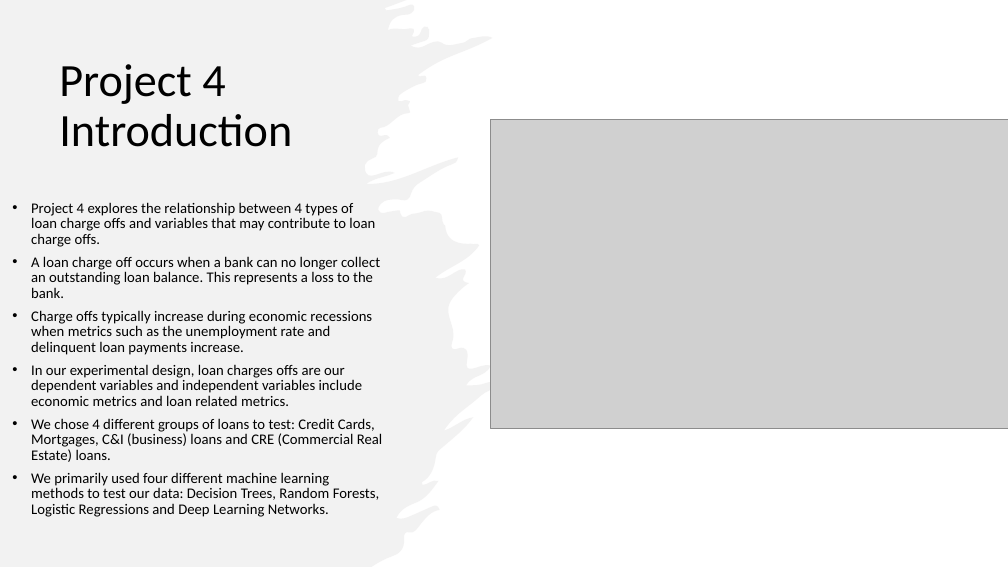
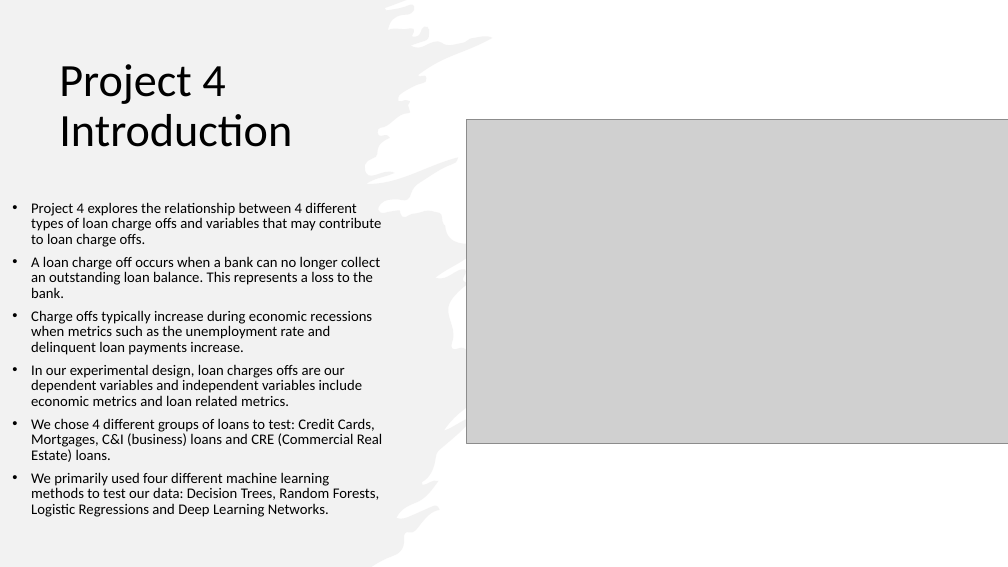
Before and after one commit to RyakDL/Project-Loan-Charge-Offs, a slide deck: slide 2 of Project_4 Presentation_v1.pptx. Drawn at 1008x567 pixels with LibreOffice and Linux fonts; fonts in the diff are those of the drawing; grey boxes stand for pictures. Boxes give left, top, right and bottom in pixels: in the first picture for what was removed or moved away, otherwise in the second. Text is boxed around its words. In the diff, an @@ line names an element or a change of style, - is before the commit and + after.

```diff
--- a/Project_4 Presentation_v1.pptx
+++ b/Project_4 Presentation_v1.pptx
@@ picture resized from (x1=491, y1=119, x2=1008, y2=429) to (x1=467, y1=119, x2=1008, y2=443) @@
@@ text at (x1=31, y1=202, x2=381, y2=247): text changed @@
-• Project 4 explores the relationship between 4 types of loan charge offs and variables that may contribute to loan charge offs.
+• Project 4 explores the relationship between 4 different types of loan charge offs and variables that may contribute to loan charge offs.
```
Also in this commit, not shown: 3 other slides changed, 2 slides added, 1 other file.
